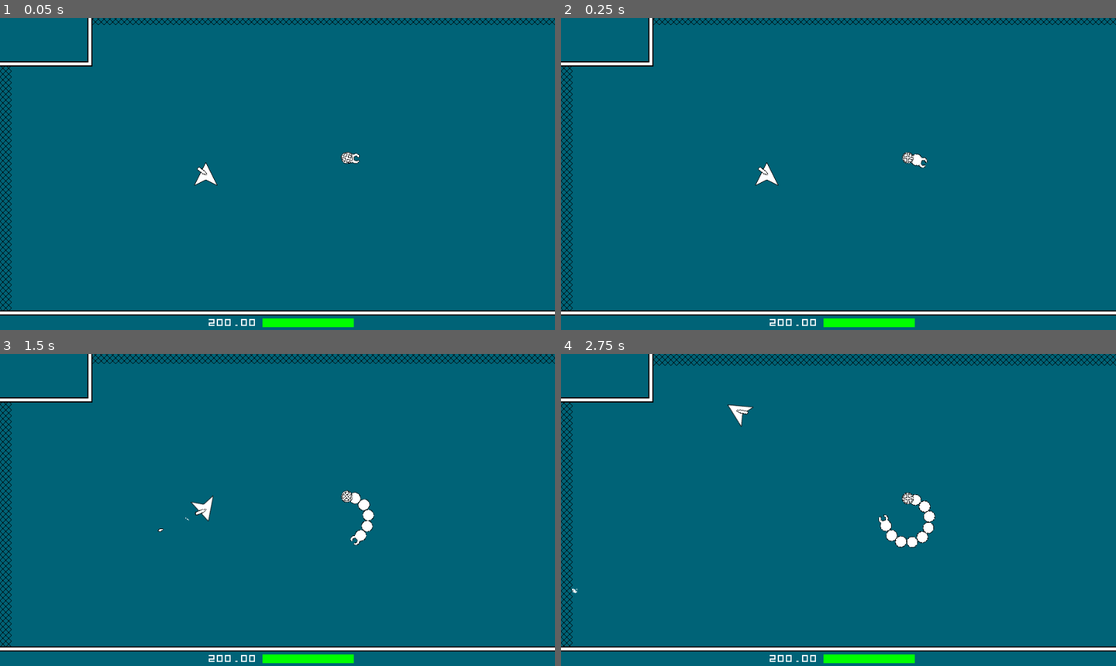
Above: before the commit, frames 1-4 (two rows, left to right).
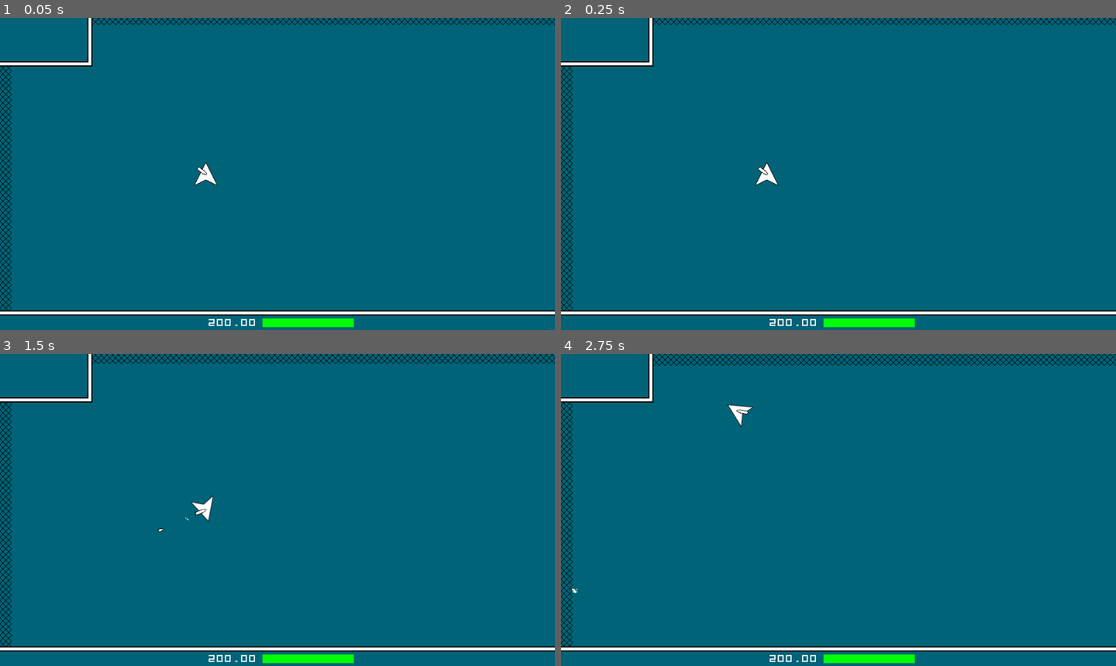
Above: after the commit, the same moments.

Repository: LangII/ProjectSpaceMiner
Game: Godot game, scene res://scenes/Main.tscn
The game is run twice, just before and just after one commit, with the same random seed, the same clock (stepped at 60 frames per second) and the same inputs.
Inputs (mouse positions are in pixels of both pictures, inside the frame that each line leads up to):
- Up to frame 1 (0.05 s): no input
- Up to frame 2 (0.25 s): no input
- Up to frame 3 (1.5 s): move the mouse to (399, 494) at 0.52 s; hold D (right) 0.53-1.28 s; tap T (test) at 0.6 s; move the mouse to (166, 525) at 1.27 s; hold S (down) from 1.28 s (still down); click (166, 525) at 1.35 s
- Up to frame 4 (2.75 s): tap T (test) at 1.55, 2.1 s; move the mouse to (894, 441) at 2.02 s; release S (down) at 2.03 s; hold D (right) from 2.03 s (still down)

The runs differ from the first frame. In frame 1, 0.1% of the frame differs, in the area x 61-65%, y 42-47%; in frame 2, 0.1%; in frame 3, 0.4%; in frame 4, 0.6%, in the area x 57-68%, y 44-63%.

Commit message:
clean done Enemy02

Diff:
--- a/scripts/Enemy02.gd
+++ b/scripts/Enemy02.gd
@@ -8,63 +8,15 @@
 
 - From split()...
 
-	- Resulting Enemy02s have an inconsistent gap between segments (SPINE_TO_SPINE_DIST).
-
-		- Possible reason:  After a split(), the back half (the half that keeps
-		the old segment names) doesn't appear to receive an update to SPINE_TO_SPINE_DIST.
-
 	- Front Enemy02 should keep old Enemy02's target.  It does not.  After split(), both front and
 	back Enemy02s make dramatic turns to pursue new targets.
 
-2023-07-08
-
-- From split()...
-
-	- When dealing with an Enemy02 that was the result of a previous split(), and the new Enemy02's
-	segment names do not start with 'Segment01', another split() will cause one of the resulting
-	Enemy02s to have too many segments.
-
 -----
-SPLIT BEHAVIOR NOTES
+NOTES
 -----
 
-Bugs:
-- After 2nd split() of old Enemy, the produced Enemies have too many segments.
-
-Types of Segments:
-x = Tail
-o = Segment
-C = Head
-
-xC
-xOC
-xOOC
-xOOOC
-
-Rules:
-- An Enemy has to have 1 Tail and 1 Head, and can have 0 to 20 Segments (inclusive).
-Dead Segment Rules:
-- If a Head dies:  The Enemy's Head deletes and the next Segment becomes the new Head.
-- If the last Segment before the Tail dies:  The last Segment before the Tail deletes and the next
-Segment becomes the new Tail.
-
-IF tail dies OR (NO segments AND head dies) THEN all dead
-x??? OR xC = all dead
-^        ^
-
-IF segments >= 1 AND (head dies OR first segment dies) THEN
-x?OC OR x?OC = x?C
-   ^      ^
-
-IF
-xO?C = x?C
- ^
-
-x?O?C = x?C AND x?C
-  ^
-
 SEGMENT DIES BEHAVIOR
-	IF tail dies 				THEN all dies
+	IF tail dies THEN all dies
 	IF 0 segments:
 		IF head dies THEN all dies
 	IF 1 segment:
@@ -75,16 +27,6 @@
 		IF first segment dies THEN first segment dies
 		IF last segment dies THEN last segment dies
 		IF any other segment dies THEN that segment dies AND split
-
-
-
------
-TODOS
------
-
-- To fix the current issue of resulting Enemies from a split() having too many segments, I will
-make it so that after a split(), both resulting Enemies have segment names that start with
-'Segment01', i.e. no resulting Enemy keeps its old segment names.
 """
 
 extends KinematicBody2D
@@ -115,7 +57,6 @@
 
 """
 2023-07-04
-- Shit this enemy is super buggy!!!
 - Need to look into why changing these speed vars causes a crash from a split due to some kind of
 misalignment with the spine (likely has to do with the init() and spine generation).
 """
@@ -155,7 +96,8 @@
 onready var angle_to_target_is_expanding = null
 onready var is_approaching_target = null
 
-### if this value is too low (20 gave me problems) then enemy02 sometimes ends in an infinite movement loop
+### if this value is too low (20 gave me problems) then enemy02 sometimes ends in an infinite
+### movement loop
 onready var GEN_NEW_TARGET_WITHIN_DIST = 40
 
 onready var NEW_TARGET_DIST_MIN = 200
@@ -205,7 +147,9 @@
 	pass
 
 
-func init(_segment_count:int, _from_split:bool=false, _spine:Array=[], _segments_data:Dictionary={}) -> void:
+func init(
+	_segment_count:int, _from_split:bool=false, _spine:Array=[], _segments_data:Dictionary={}
+) -> void:
 
 	updateVarsFromSegmentCount(_segment_count)
 
@@ -379,13 +323,7 @@
 				$CanGenNewTargetFromColTimer.start()
 				genNewTargetFromCol(_col)
 		'Ship':
-
-			print("\ncan_dmg_ship = ", can_dmg_ship)
-
 			if not can_dmg_ship:  return
-
-			print("damaging ship")
-
 			can_dmg_ship = false
 			$CanDmgShipTimer.start()
 			ship.takeDmg(DMG)
@@ -452,29 +390,6 @@
 		col_normal + COL_NEW_TARGET_ANGLE_EXPANSION
 	)
 	target = global_position + Vector2(target_dist, 0).rotated(target_rot)
-
-
-
-
-
-
-
-
-
-
-
-
-
-
-
-
-
-
-
-
-
-
-
 
 
 ####################################################################################################
@@ -490,32 +405,6 @@
 	startWoundedTweenLowUp()
 	# handle "dead" segments
 	if segments_data[segment_name]['health'] <= 0:
-
-
-
-		print("")
-		print("Enemy02 segment dies:\nname = '%s'\nsegment_name = '%s'" % [name, segment_name])
-#		print("\tSEGMENT_COUNT = ", SEGMENT_COUNT)
-#		print("\tHIGHEST_SEGMENT_NAME = ", HIGHEST_SEGMENT_NAME)
-#		print("\tLOWEST_SEGMENT_NAME = ", LOWEST_SEGMENT_NAME)
-
-
-
-		"""
-		SEGMENT DIES BEHAVIOR
-			IF tail dies 				THEN all dies
-			IF 0 segments:
-				IF head dies THEN all dies
-			IF 1 segment:
-				IF head dies THEN only segment dies
-				IF only segment dies THEN only segment dies
-			IF 2 or more segments:
-				IF head dies THEN first segment dies
-				IF first segment dies THEN first segment dies
-				IF last segment dies THEN last segment dies
-				IF any other segment dies THEN that segment dies AND split
-		"""
-
 		if segment_name == 'Tail':  tailDies()
 		elif SEGMENT_COUNT == 0:
 			if segment_name == 'Head':  tailDies()
@@ -527,15 +416,6 @@
 			elif segment_name == LOWEST_SEGMENT_NAME:  headDies()
 			elif segment_name == HIGHEST_SEGMENT_NAME:  lastSegmentDies()
 			else:  split(segment_name)
-
-#		if segment_name == 'Tail':  tailDies()
-#		elif segment_name == 'Head':
-#			if SEGMENT_COUNT == 0:  tailDies()
-#			else:  headDies()
-#		elif segment_name == HIGHEST_SEGMENT_NAME:  lastSegmentDies()
-##		elif segment_name == LOWEST_SEGMENT_NAME:  firstSegmentDies()
-#		else:  split(segment_name)
-
 
 
 func getSegmentNameFromSegmentObj(_segment_obj:Object) -> String:
@@ -643,148 +523,23 @@
 	gameplay.initDrop('enemy_02_b', 1, spine[segments_map[HIGHEST_SEGMENT_NAME]['spine_i']])
 
 
-
-
-
-
-
-#func firstSegmentDies() -> void:
-#	pass
-
-
-
-
-
-
-
-
 func split(_del_segment_name:String) -> void:
 	var del_segment_i = int(_del_segment_name.substr(7, 2))
 	# have to collect 'drop_pos' now before updatesFromSplit()
 	var drop_pos = spine[segments_map[_del_segment_name]['spine_i']]
 	instanceFrontEnemy02FromSplit(_del_segment_name, del_segment_i)
 	updatesFromSplit('split', del_segment_i)
-	segmentDiesSubSequence('split')
+	segmentDiesSubSequence()
 	gameplay.initDrop('enemy_02_b', 1, drop_pos)
 
 
-#func updatesFromSplit(_initiated_by:String, _del_segment_i:int) -> void:
-#
-#	SEGMENT_COUNT -= getSegmentCountChange(_initiated_by, _del_segment_i)
-#
-#	var new_head_segment = 'Segment%02d' % [_del_segment_i + 1]
-#
-#	# Transfer health and wounded data from segment to new head.
-#	segments_data['Head']['health'] = segments_data[new_head_segment]['health']
-#	segments_data['Head']['wounded_level'] = segments_data[new_head_segment]['wounded_level']
-#
-#	# Save spine and pos data before making deletions on segments map and data.
-#	var new_spine = spine.slice(segments_map[new_head_segment]['spine_i'], spine.size())
-#	var new_head_global_position = spine[segments_map[new_head_segment]['spine_i']]
-#	var new_head_spine_i = segments_map[new_head_segment]['spine_i']
-#
-#	deleteFrontSectionOfSegments(_del_segment_i)
-#
-#	# Transfer saved spine and pos data to new "back" section of segments.
-#	for segment_name in segments_map.keys():  segments_map[segment_name]['spine_i'] -= new_head_spine_i
-#
-#	var buffer_spine = []
-#	for _i in range(50):  buffer_spine += [new_spine[-1]]
-#	spine = new_spine + buffer_spine
-#
-#	global_position = new_head_global_position
-#
-#	setLowestHighestSegmentNames('updatesFromSplit')
-#
-#
-#func getSegmentCountChange(_initiated_by:String, _del_segment_i:int) -> int:
-#	var segment_count_change_ = null
-#	if _initiated_by == 'split':
-#		var true_segment_names = segments_data.keys().slice(1, -2)
-#		true_segment_names.sort()
-#		var true_segment_names_i = 1
-#		for true_segment_name in true_segment_names:
-#			if 'Segment%02d' % [_del_segment_i] == true_segment_name:
-#				segment_count_change_ = true_segment_names_i
-#				break
-#			true_segment_names_i += 1
-#		if not segment_count_change_:  util.throwError("\n\\_(**)_/\n")
-#	elif _initiated_by == 'headDies':
-#		segment_count_change_ = 0
-#	segment_count_change_ += 1
-#	return segment_count_change_
-#
-#
-#func deleteFrontSectionOfSegments(_del_segment_i:int) -> void:
-#	for i in range(int(LOWEST_SEGMENT_NAME.substr(7, 2)), _del_segment_i + 2):
-#		var segment_name = 'Segment%02d' % [i]
-#		get_node(segment_name).queue_free()
-#		segments_map.erase(segment_name)
-#		segments_data.erase(segment_name)
-
-
-
-
-
 func updatesFromSplit(_temp_from:String, _del_segment_i:int) -> void:
 
-#	print("\nupdateFromSplit() _temp_from = ", _temp_from)
-
-	var true_del_segment_i = 0
-
-	if _temp_from == 'split':
-
-		var del_segment_name = 'Segment%02d' % [_del_segment_i]
-#		print("\ndel_segment_name = ", del_segment_name)
-
-#		print("\nsegments_data = ", segments_data)
-
-		var true_segment_names = segments_data.keys().slice(1, -2)
-		true_segment_names.sort()
-#		print("\ntrue_segment_names = ", true_segment_names)
-
-		var true_segment_names_i = 1
-		for true_segment_name in true_segment_names:
-			if del_segment_name == true_segment_name:
-				true_del_segment_i = true_segment_names_i
-				break
-			true_segment_names_i += 1
-
-#		print("\ntrue_del_segment_i = ", true_del_segment_i)
-
-		if not true_del_segment_i:  util.throwError("\n\\_(**)_/\n")
-
-	elif _temp_from == 'headDies':
-
-		true_del_segment_i = 0
-
-	"""
-	2023-07-04
-	This ^ is a problem.  '_del_segment_i' could be '6'.  But if it's the first or only segment then
-	this function behaves as if '6' is '1'.  '_del_segment_i' is treated as if it represents the
-	position of the '_del_segment' within 'segments_data'.
-	"""
-
-
-
-#	print("\n%s:" % [name])
-#	print("\t_del_segment_i = ", _del_segment_i)
-#	print("\tSEGMENT_COUNT (before) = ", SEGMENT_COUNT)
-
-#	SEGMENT_COUNT -= _del_segment_i + 1
+	var true_del_segment_i = null
+	if _temp_from == 'split':  true_del_segment_i = getTrueDelSegmentI(_del_segment_i)
+	elif _temp_from == 'headDies':  true_del_segment_i = 0
+
 	SEGMENT_COUNT -= true_del_segment_i + 1
-
-#	print("\tSEGMENT_COUNT (after) = ", SEGMENT_COUNT)
-
-
-
-#	""" update SPINE_TO_SPINE_DIST """
-#	var temp_speed = util.normalize(
-#		SEGMENT_COUNT, SEGMENT_COUNT_MIN, SEGMENT_COUNT_MAX, SPEED_MIN, SPEED_MAX
-#	)
-#	SPINE_TO_SPINE_DIST = temp_speed / (SPEED_TO_DIST_MODIFIER * 1.00)
-
-
 
 	var new_head_segment = 'Segment%02d' % [_del_segment_i + 1]
 
@@ -811,7 +566,6 @@
 	# Transfer saved spine and pos data to new "back" section of segments.
 	for segment_name in segments_map.keys():  segments_map[segment_name]['spine_i'] -= new_head_spine_i
 
-#	spine = new_spine
 	spine = new_spine + buffer_spine
 
 	global_position = new_head_global_position
@@ -820,12 +574,32 @@
 
 	genNewTarget()
 
-#	updateSegmentNamesForBackEnemy02FromSplit()
-
-
-
-func segmentDiesSubSequence(_temp_from:String='') -> void:
-	if _temp_from != 'split':  updateSpeedAndInnerTurnSharpness()
+
+func getTrueDelSegmentI(_del_segment_i:int) -> int:
+	"""
+	true_del_segment_i is needed to fix a stupid mistake.  del_segment_name is the name of the
+	segment being deleted.  So, del_segment_i is the suffix number of the segment name.  Well,
+	del_segment_i was used to represent the number of segments from the Head the delete segment was.
+	This was a mistake because one of the Enemy02 resulting from a split() has a set of segment
+	names that do not start with '01'.  So, in that case del_segment_i would not represent the
+	number of segments from the Head.  To conclude, true_del_segment_i represents the number of
+	segments from the head.
+	"""
+	var true_del_segment_i_ = null
+	var del_segment_name = 'Segment%02d' % [_del_segment_i]
+	var true_segment_names = segments_data.keys().slice(1, -2)
+	true_segment_names.sort()
+	var true_segment_names_i = 1
+	for true_segment_name in true_segment_names:
+		if del_segment_name == true_segment_name:
+			true_del_segment_i_ = true_segment_names_i
+			break
+		true_segment_names_i += 1
+	if not true_del_segment_i_:  util.throwError("\n\\_(**)_/\n")
+	return true_del_segment_i_
+
+
+func segmentDiesSubSequence() -> void:
 	$WoundedTweenHighUp.remove_all()
 	$WoundedTweenHighDown.remove_all()
 	$WoundedTweenLowUp.remove_all()
@@ -836,34 +610,7 @@
 
 
 func instanceFrontEnemy02FromSplit(_del_segment_name:String, _del_segment_i:int) -> void:
-
-	""" trying out getting "true" del_segment_i """
-	var true_del_segment_i = 0
-#	if _temp_from == 'split':
-	var true_del_segment_name = 'Segment%02d' % [_del_segment_i]
-#		print("\ndel_segment_name = ", del_segment_name)
-#		print("\nsegments_data = ", segments_data)
-	var true_segment_names = segments_data.keys().slice(1, -2)
-	true_segment_names.sort()
-#		print("\ntrue_segment_names = ", true_segment_names)
-	var true_segment_names_i = 1
-	for true_segment_name in true_segment_names:
-		if true_del_segment_name == true_segment_name:
-			true_del_segment_i = true_segment_names_i
-			break
-		true_segment_names_i += 1
-#		print("\ntrue_del_segment_i = ", true_del_segment_i)
-	if not true_del_segment_i:  util.throwError("\n\\_(**)_/\n")
-#	elif _temp_from == 'headDies':
-#		true_del_segment_i = 0
-
-	_del_segment_i = true_del_segment_i
-
-	print("\nstarted instanceFrontEnemy02FromSplit()")
-	print("Enemy02.name = ", name)
-	print("_del_segment_name = ", _del_segment_name)
-	print("_del_segment_i = ", _del_segment_i)
-
+	_del_segment_i = getTrueDelSegmentI(_del_segment_i)
 	var new_front_segments_data = {}
 	for i in range(int(LOWEST_SEGMENT_NAME.substr(7, 2)), _del_segment_i):
 		var segment_name = 'Segment%02d' % [i]
@@ -876,10 +623,6 @@
 		spine.slice(0, segments_map[_del_segment_name]['spine_i'] + 200),
 		new_front_segments_data
 	)
-
-
-#func updateSegmentNamesForBackEnemy02FromSplit() -> void:
-#	return
 
 
 ####################################################################################################
--- a/scripts/EnemyGenLogic.gd
+++ b/scripts/EnemyGenLogic.gd
@@ -49,7 +49,7 @@
 #		{'x': 30, 'y': 15, 'count': 1, 'home_radius':8},
 #	]:  genEnemy01Swarm(x['x'], x['y'], x['count'], x['home_radius'])
 
-	return
+#	return
 
 	var gen_map = ENEMY_GEN_MAP['ENEMY_01']
 	var attempting_coords = getAttemptingCoords(gen_map['SPAWN_ATTEMPTS_PER_BOTTOM_PERC'])
@@ -84,12 +84,12 @@
 
 func genEnemy02s() -> void:
 
-	""" for manual placement testing """
-	for x in [
-		{'pos': Vector2(600, 250), 'segment_count': 20},
-	]:  genEnemy02(x['pos'], x['segment_count'])
+#	""" for manual placement testing """
+#	for x in [
+#		{'pos': Vector2(600, 250), 'segment_count': 20},
+#	]:  genEnemy02(x['pos'], x['segment_count'])
 
-	return
+#	return
 
 	var gen_map = ENEMY_GEN_MAP['ENEMY_02']
 	var attempting_coords = getAttemptingCoords(gen_map['SPAWN_ATTEMPTS_PER_BOTTOM_PERC'])
--- a/scripts/Main.gd
+++ b/scripts/Main.gd
@@ -15,12 +15,12 @@
 	- Enemy01.gd				DONE
 	- Enemy02.gd
 	- Enemy03.gd				DONE
-	- EnemyGenLogic.gd			DONE
+	- EnemyGenLogic.gd
 	- Gameplay.gd				DONE
 	- Hud.gd					DONE
 	- HudDropDisplay.gd			DONE
 	- Main.gd
-	- Ship.gd
+	- Ship.gd					DONE
 	- Utilities.gd				DONE
 """
 
